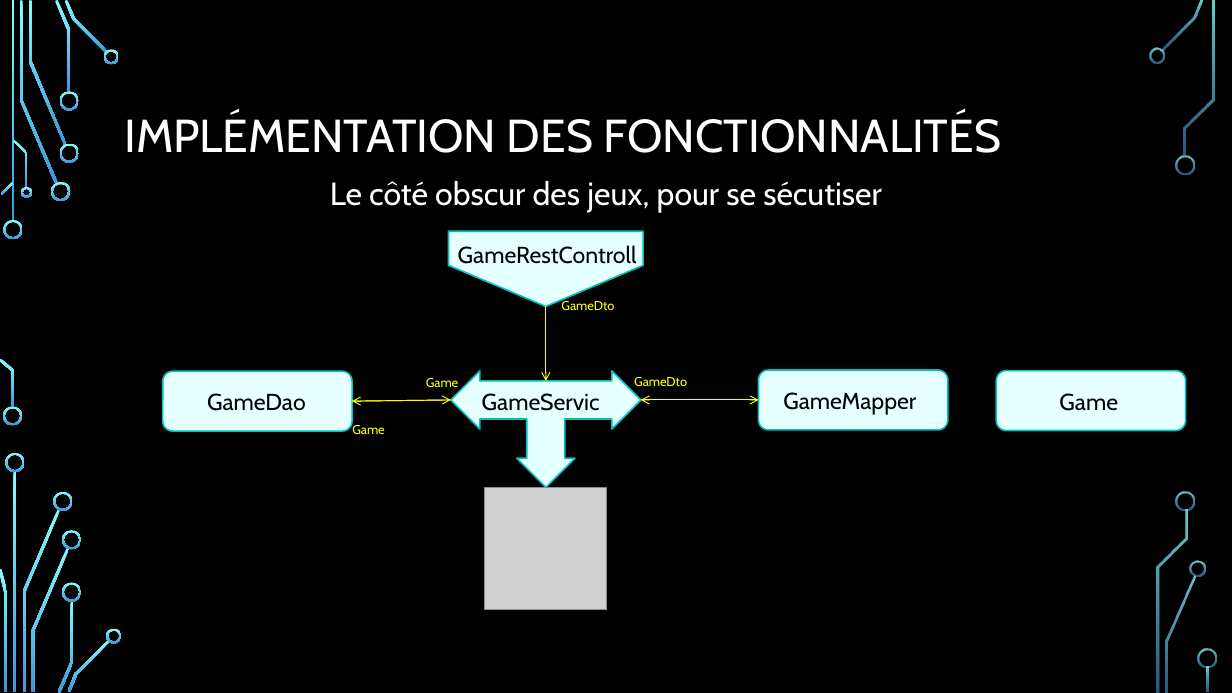
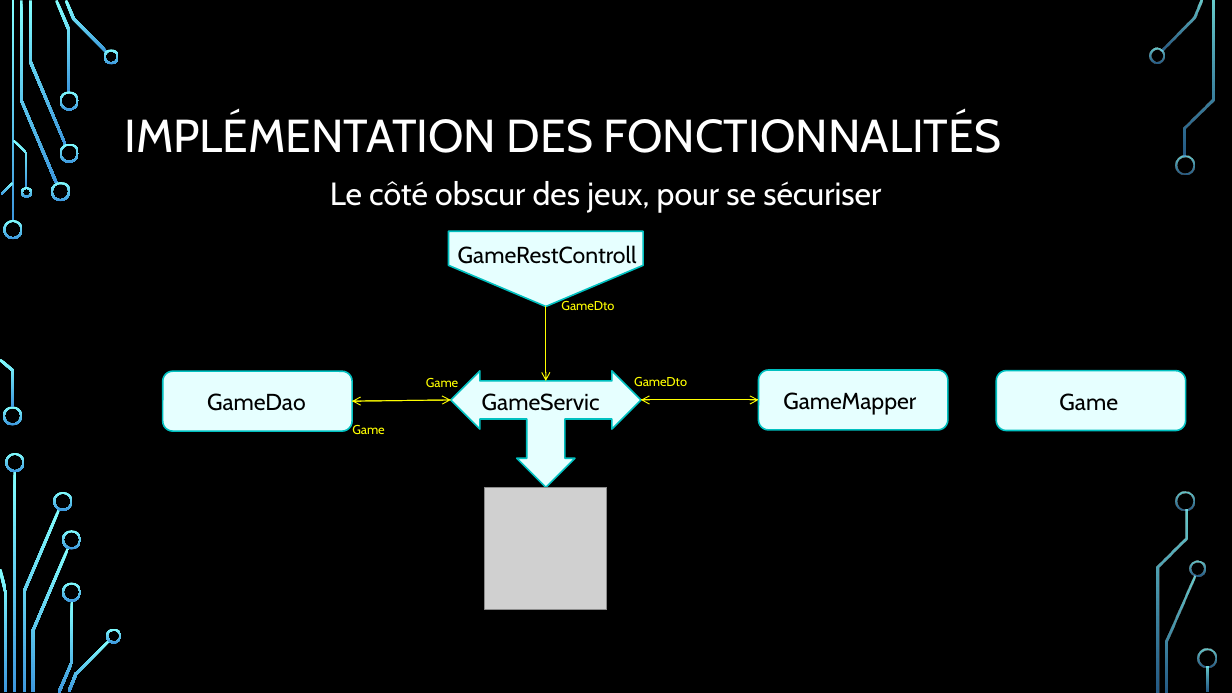
Before and after one commit to KierannCode/GameRef, a slide deck: slide 9 of présentation_orsys.pptx. Drawn at 1232x693 pixels with LibreOffice and Linux fonts; fonts in the diff are those of the drawing; grey boxes stand for pictures; background and template pictures are left out. Boxes give left, top, right and bottom in pixels: in the first picture for what was removed or moved away, otherwise in the second. Text is boxed around its words. In the diff, an @@ line names an element or a change of style, - is before the commit and + after.

```diff
--- a/présentation_orsys.pptx
+++ b/présentation_orsys.pptx
@@ text at <box>330,181,881,213</box>: text changed @@
-Le côté obscur des jeux, pour se sécutiser
+Le côté obscur des jeux, pour se sécuriser
```
Also in this commit, not shown: 6 other slides changed, 1 slide removed.
